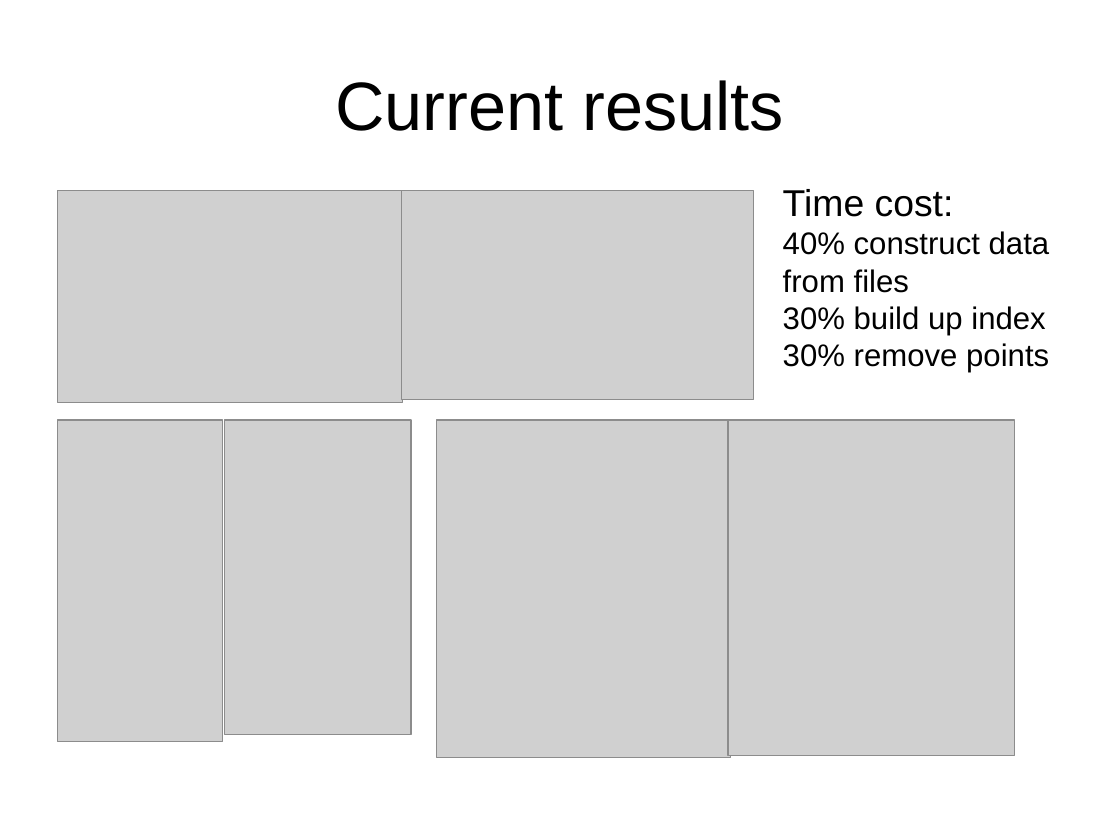
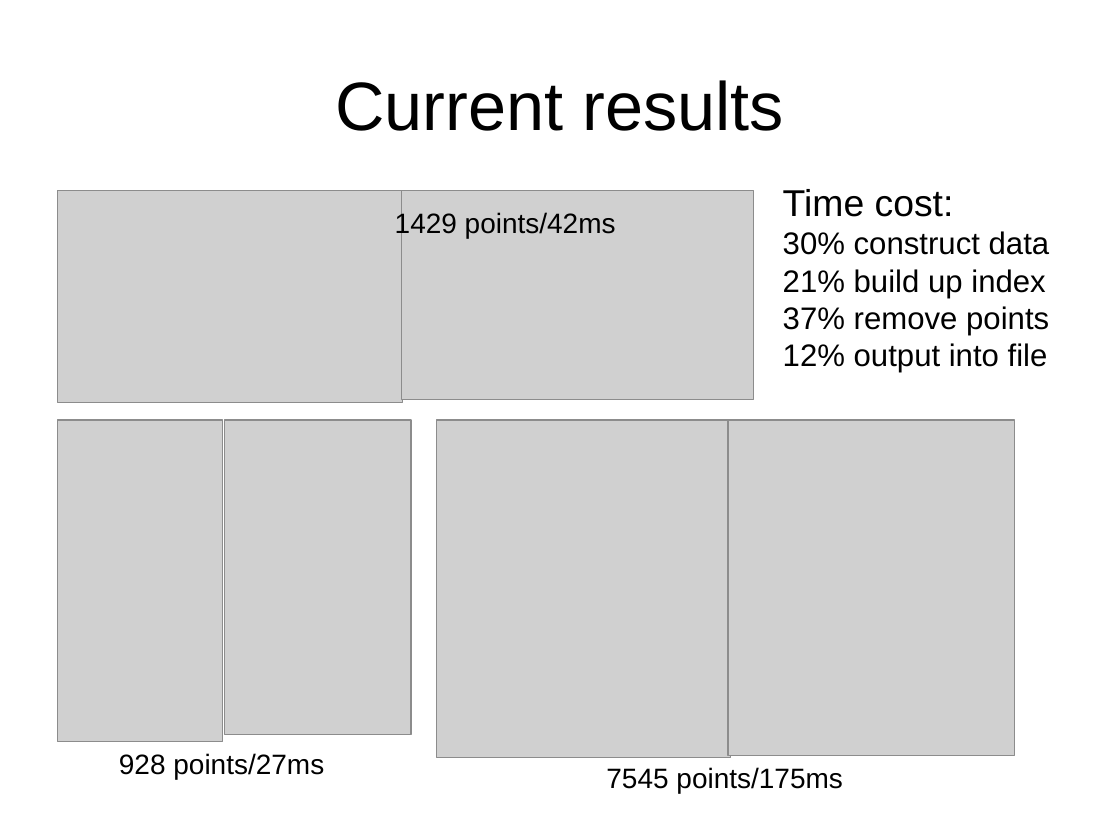
Before and after one commit to xdoobx/2014demo, a slide deck: slide 6 of docs/currentwork_05_06_2014.ppt. Drawn at 1120x840 pixels with LibreOffice and Linux fonts; fonts in the diff are those of the drawing; grey boxes stand for pictures. Boxes give left, top, right and bottom in pixels: in the first picture for what was removed or moved away, otherwise in the second. Text is boxed around its words. In the diff, an @@ line names an element or a change of style, - is before the commit and + after.

```diff
--- a/docs/currentwork_05_06_2014.ppt
+++ b/docs/currentwork_05_06_2014.ppt
@@ text added at (395,211,616,238), 18 pt, text #000000 @@
+1429 points/42ms
@@ text at (783,231,1050,373): text changed @@
-40% construct data from files
-30% build up index
-30% remove points
+30% construct data
+21% build up index
+37% remove points
+12% output into file
@@ text added at (119,753,324,779), 18 pt, text #000000 @@
+928 points/27ms
@@ text added at (606,767,842,794), 18 pt, text #000000 @@
+7545 points/175ms
```
Also in this commit, not shown: 7 other files.
